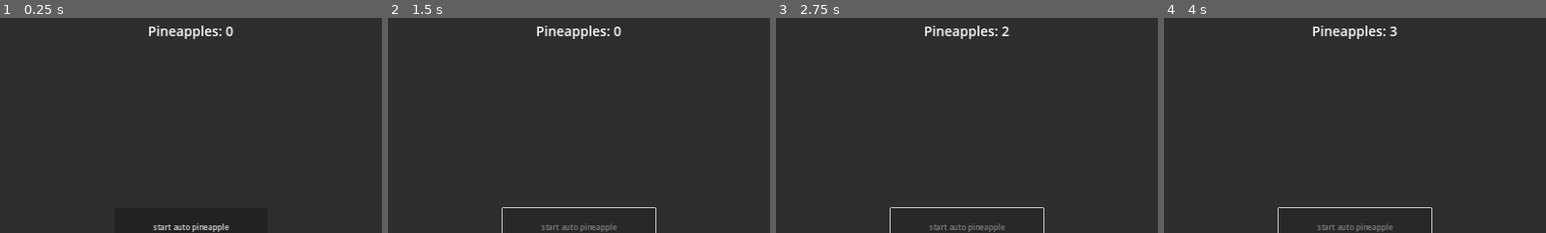
Above: before the commit, frames 1-4 (left to right).
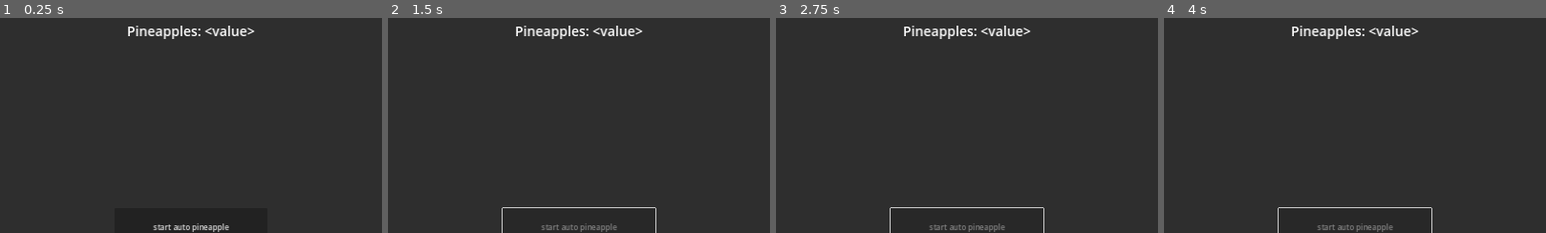
Above: after the commit, the same moments.

Repository: paulw87/Space_Pineapple
Game: Godot game, scene res://Scenes/user_interface.tscn
Two runs of this game, one before a commit and one after it. Both use one fixed random seed, a clock stepped at 60 frames per second and the inputs below. Before the commit the project has no main scene; this scene is started directly in both runs.
Inputs:
- Up to frame 1 (0.25 s): no input
- Up to frame 2 (1.5 s): click "start auto pineapple" at 0.5 s; tap Enter at 1.25 s
- Up to frame 3 (2.75 s): tap Space at 2 s
- Up to frame 4 (4 s): tap Enter at 2.75 s; tap Space at 3.5 s
The pictures show only the part of the screen within x 33-83%, y 1-51%; the shares and areas given below are measured in that part.

The runs differ from the first frame. In frame 1, 1.0% of the frame differs, in the area x 33-67%, y 3-10%; in frame 2, 1.0%; in frame 3, 1.0%; in frame 4, 1.0%.
Error after the commit: Invalid access to property or key 'data' on a base object of type 'Nil'. (res://Scenes/Prototypes/auto)

Commit message:
data handling added

Diff:
--- /dev/null
+++ b/Scenes/Prototypes/Game/game.gd
@@ -0,0 +1,24 @@
+class_name Game
+extends Node
+## Main node of the game
+
+## Singleton referance
+static var ref : Game
+
+
+## singleton check
+func _singleton_check() -> void:
+	if not ref:
+		ref = self
+		return
+
+	queue_free()
+
+
+## data contains the data to save and load
+var data : Data
+
+## sigleton check and initiziation
+func _enter_tree() -> void:
+	_singleton_check()
+	data = Data.new()
--- /dev/null
+++ b/Scenes/Prototypes/Game/game.tscn
@@ -0,0 +1,9 @@
+[gd_scene load_steps=3 format=3 uid="uid://5fg4dvta8j4u"]
+
+[ext_resource type="Script" path="res://Scenes/Prototypes/Game/game.gd" id="1_knaks"]
+[ext_resource type="PackedScene" uid="uid://cw57oqc2vs3xu" path="res://Scenes/user_interface.tscn" id="2_umdbi"]
+
+[node name="Game" type="Node"]
+script = ExtResource("1_knaks")
+
+[node name="user_interface" parent="." instance=ExtResource("2_umdbi")]
--- a/Scenes/Prototypes/auto pineapple/prototype_auto_pineapple.gd
+++ b/Scenes/Prototypes/auto pineapple/prototype_auto_pineapple.gd
@@ -15,8 +15,6 @@
 ##view referance
 @export var view : User_Interface.Views
 
-##current amount of pineapples
-var pineapples : int = 0
 
 ##sets the label at launch
 func _ready() -> void:
@@ -26,14 +24,19 @@
 
 	user_interface.navigation_requested.connect(_on_navigation_request)
 
+##temp func to update label
+func _process(_delta: float) -> void:
+	update_label_text()
+
+
 ##creates 1 pineapple
 func  create_pineapple() -> void:
-	pineapples += 1
+	Game.ref.data.pineapples += 1
 	update_label_text()
 
 ##updates the text of the label to refelct a change in pineapples created
 func update_label_text() -> void :
-	label.text = "Pineapples: %s" %pineapples
+	label.text = "Pineapples: %s" %Game.ref.data.pineapples
 
 ##start the timer and disabled the button
 func start_auto_pineapple() -> void:
--- a/Scenes/Prototypes/click/Prototype_clicker.gd
+++ b/Scenes/Prototypes/click/Prototype_clicker.gd
@@ -12,8 +12,6 @@
 ##view referance
 @export var view : User_Interface.Views
 
-##current amount of pineapples
-var pineapples : int = 0
 
 ##updates the label at launch
 func _ready() -> void:
@@ -23,14 +21,17 @@
 
 	user_interface.navigation_requested.connect(_on_navigation_request)
 
+##temp func to update label
+func _process(_delta: float) -> void:
+	update_lebel_text()
+
 ## creates pineapple
 func create_pineapple() -> void:
-	pineapples += 1
-	update_lebel_text()
+	Game.ref.data.pineapples += 1
 
 ##updates the text of the label to refelct a change in pineapples created
 func update_lebel_text() -> void:
-	label.text = "pineapples : %s" %pineapples
+	label.text = "pineapples : %s" %Game.ref.data.pineapples
 
 ##triggered when the create pineapple button is pressed
 func _on_button_pressed() -> void:
--- /dev/null
+++ b/Scenes/pineapples_label.gd
@@ -0,0 +1,11 @@
+class_name labelpineapples
+extends Label
+##display amount of pineapples
+
+## temp func to update the text
+func _process(_delta: float) -> void:
+	update_text()
+
+## updates the text to refelt the currect amount of pineaple
+func update_text() -> void:
+	text = "Pineapples: %s" %Game.ref.data.pineapples
--- a/Scenes/user_interface.tscn
+++ b/Scenes/user_interface.tscn
@@ -1,7 +1,8 @@
-[gd_scene load_steps=4 format=3 uid="uid://cw57oqc2vs3xu"]
+[gd_scene load_steps=5 format=3 uid="uid://cw57oqc2vs3xu"]
 
 [ext_resource type="Script" path="res://Scenes/user_interface.gd" id="1_1col8"]
 [ext_resource type="PackedScene" uid="uid://srx4qykcm41m" path="res://Scenes/Prototypes/auto pineapple/prototype_auto_pineapple.tscn" id="1_ucv0q"]
+[ext_resource type="Script" path="res://Scenes/pineapples_label.gd" id="2_wpqwc"]
 [ext_resource type="PackedScene" uid="uid://b5q20mei7dbhy" path="res://Scenes/Prototypes/click/prototype_clicker.tscn" id="3_n7s02"]
 
 [node name="user_interface" type="Control"]
@@ -87,9 +88,10 @@
 [node name="VBoxContainer" type="VBoxContainer" parent="HBoxContainer/Leftpanel/VBoxContainer/Resources/MarginContainer"]
 layout_mode = 2
 
-[node name="Label" type="Label" parent="HBoxContainer/Leftpanel/VBoxContainer/Resources/MarginContainer/VBoxContainer"]
+[node name="pineapples_label" type="Label" parent="HBoxContainer/Leftpanel/VBoxContainer/Resources/MarginContainer/VBoxContainer"]
 layout_mode = 2
 text = "Pineapples: 100"
+script = ExtResource("2_wpqwc")
 
 [node name="MarginContainer" type="MarginContainer" parent="HBoxContainer"]
 layout_mode = 2
--- /dev/null
+++ b/Scripts/data/data.gd
@@ -0,0 +1,6 @@
+class_name Data
+extends Resource
+## contain data to save and load
+
+##current amount of avaible pineapples
+@export var pineapples : int = 0
--- a/project.godot
+++ b/project.godot
@@ -11,6 +11,7 @@
 [application]
 
 config/name="Space Pineapple"
+run/main_scene="res://Scenes/Prototypes/Game/game.tscn"
 config/features=PackedStringArray("4.2", "Forward Plus")
 config/icon="res://icon.svg"
 
